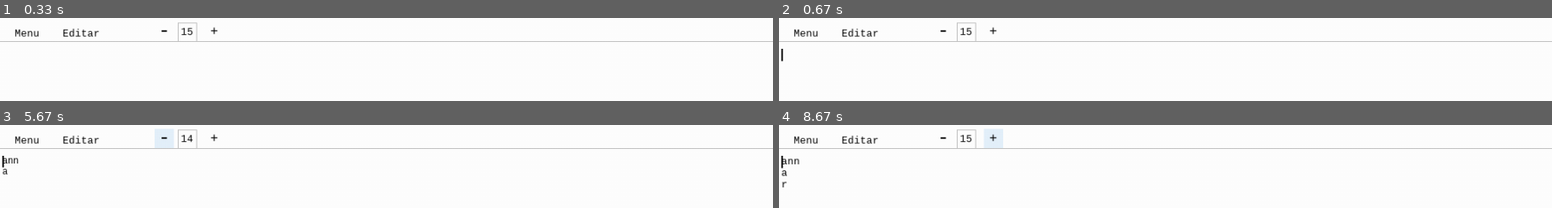
Above: before the commit, frames 1-4 (two rows, left to right).
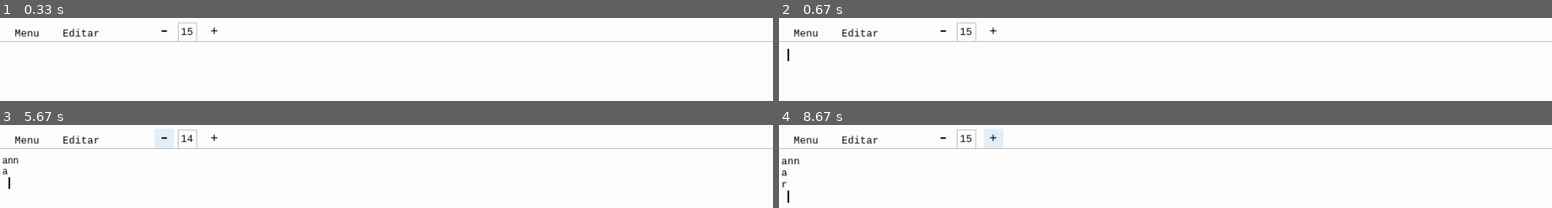
Above: after the commit, the same moments.

Repository: PedroGoulartbranco/Bloco-de-notas-pygame
Game: pygame game, started from main.py
Two runs of this game, one before a commit and one after it. Both use one fixed random seed, a clock stepped at 60 frames per second and the inputs below.
Inputs:
- Up to frame 1 (0.33 s): no input
- Up to frame 2 (0.67 s): hold Right from 0.33 s (still down)
- Up to frame 3 (5.67 s): release Right at 0.8 s; hold Left 1.72-2.25 s; click "-" at 3.1 s; type "ann" at 3.78 s; tap Enter at 4.12, 4.58 s; type "a" at 4.45 s; hold Right from 5.12 s (still down)
- Up to frame 4 (8.67 s): release Right at 5.75 s; hold Left 6.18-6.65 s; click "+" at 7.23 s; type "r" at 7.85 s; tap Enter at 7.98 s; hold Right from 8.35 s (still down)

Frame 1 is identical in both runs. In frame 2, 0.1% of the frame differs, in the area x 0-2%, y 37-53%; in frame 3, less than 0.1%; in frame 4, less than 0.1%.

Commit message:
Update main.py

Diff:
--- a/main.py
+++ b/main.py
@@ -53,6 +53,8 @@
 tempo_que_letra_foi_solta = 0
 tempo_backspace_solto = 0
 
+botoes_do_menu_aparecer = False
+
 def desenhar_texto():
     #Criando texto botoes
     texto_arquivo_opcoes =  fonte_menu.render("Menu", True, "black")
@@ -117,11 +119,16 @@
     direita = 1073741903
     esquerda = 1073741904
 
-
-
-    if numero_seta == direita or numero_seta == esquerda:
+    print(onde_digitar, largura_texto)
+
+    if numero_seta == esquerda:
         cursor_y = y_distancia - fonte.get_height()
-        #cursor_x = (onde_digitar + largura_texto) -
+        cursor_x = (onde_digitar.x + largura_texto) - fonte.size("A")[0]
+    if numero_seta == direita:
+        cursor_y = y_distancia - fonte.get_height()
+        cursor_x = (onde_digitar.x + largura_texto) + fonte.size("A")[0]
+
+    return cursor_x, cursor_y, onde_digitar
 
 # loop principal
 rodando = True
@@ -231,11 +238,12 @@
         y_distancia += fonte_texto.get_height()
 
     largura_texto, altura_texto = fonte_texto.size(linhas[linha_atual]["texto"])
+
     if cursor_automatico:
         cursor_y = y_distancia - fonte_texto.get_height()
         cursor_x = onde_digitar.x + largura_texto
     else:
-        pass
+        cursor_x, cursor_y, onde_digitar = mexer_cursor(numero_seta, fonte_texto, linhas[linha_atual]["texto"], onde_digitar, y_distancia)
 
     if piscou == False:
         if tempo_atual - tempo_desligado >= tempo_piscada:
